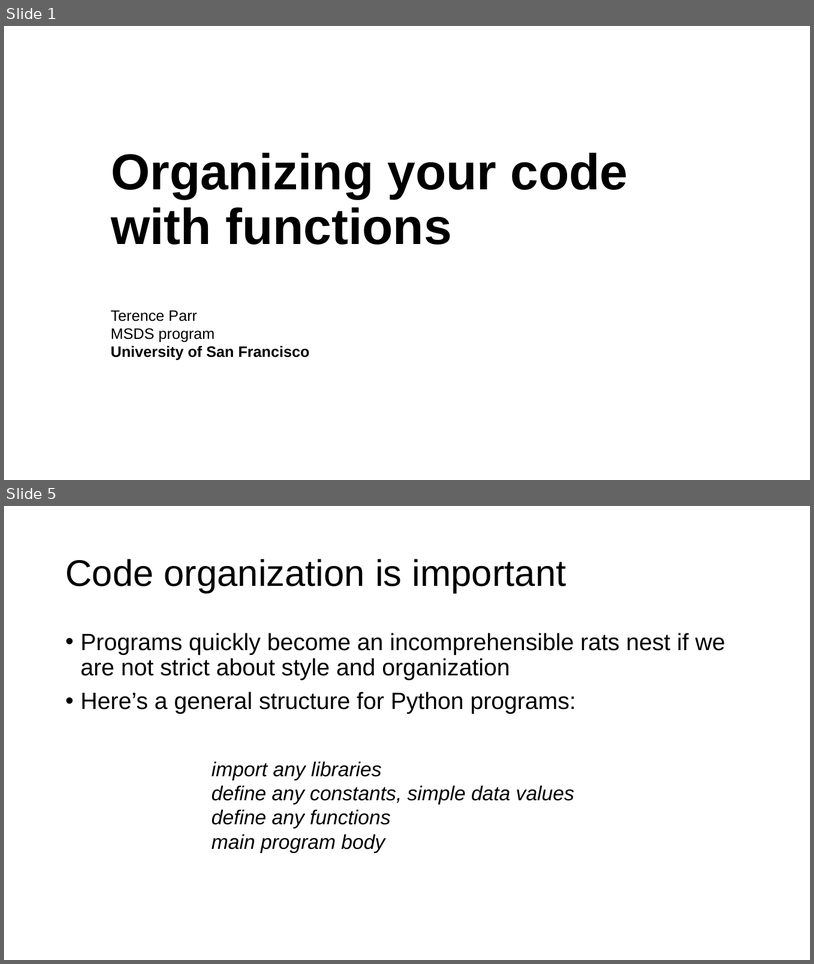
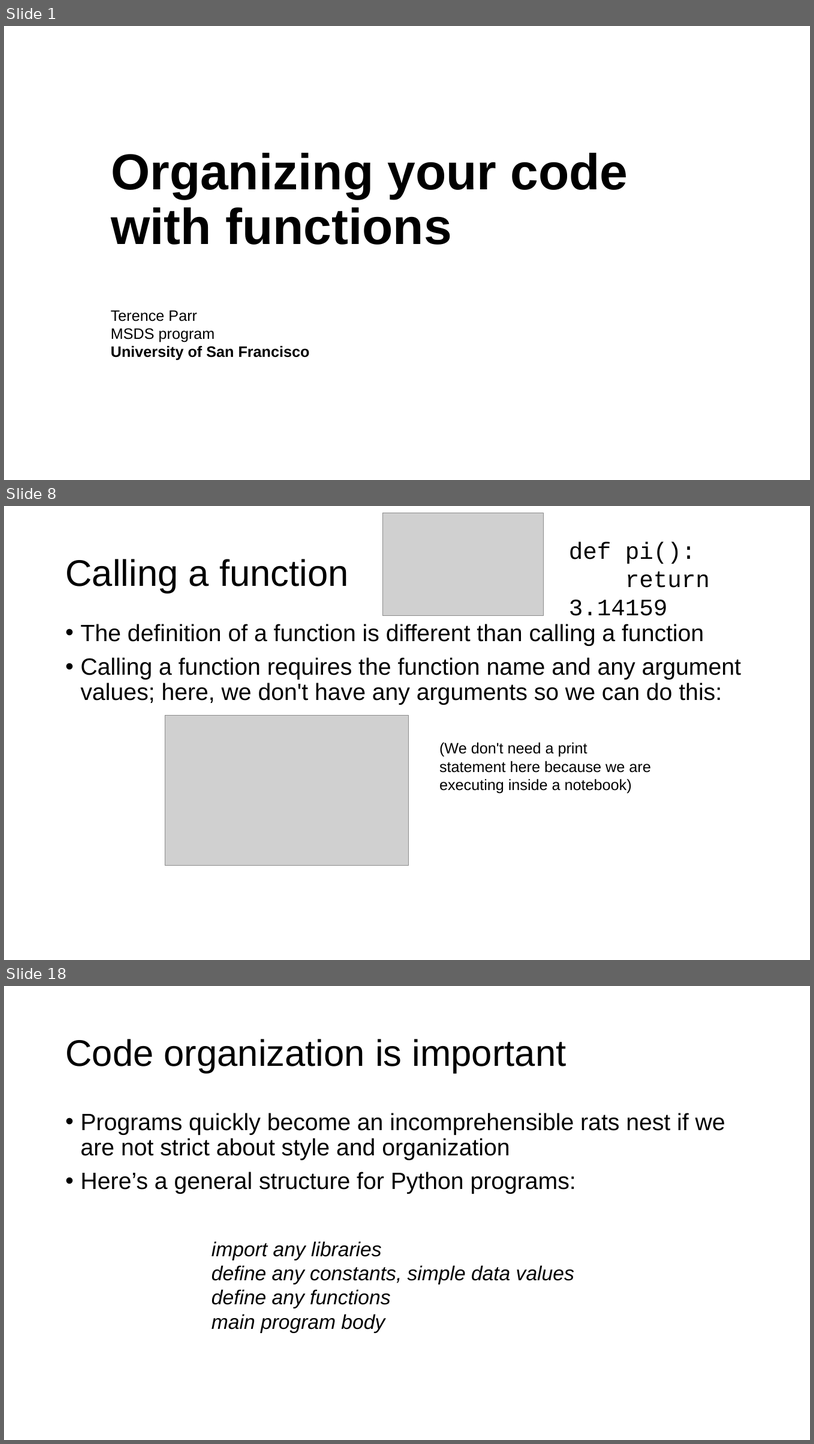
Before and after one commit to parrt/msds501, a slide deck: slides/functions.pptx. Shown one above the other, each under a label of ours: slides 1 and 5 before the commit, slides 1, 8 and 18 after it; the slides between them are not shown. The pictures are 814x964 and 814x1444 pixels, drawn with LibreOffice and Linux fonts; fonts in the diff are those of the drawing; grey boxes stand for pictures; background and template pictures are left out. Boxes give left, top, right and bottom in pixels: in the first picture for what was removed or moved away, otherwise in the second. Text is boxed around its words. In the diff, an @@ line names an element or a change of style, - is before the commit and + after.

```diff
--- a/slides/functions.pptx
+++ b/slides/functions.pptx
@@ slide 8 added at [4,506,810,960], background #FFFFFF @@
@@ picture added at [383,513,543,616] @@
@@ title added at [65,559,349,593], 44 pt, text #000000 @@
+Calling a function
@@ text added at [569,542,710,616], 28 pt, text #000000 @@
+def pi():
+return 3.14159
@@ text added at [81,624,741,705], 28 pt, text #000000 @@
+• The definition of a function is different than calling a function
+• Calling a function requires the function name and any argument values; here, we don't have any arguments so we can do this:
@@ picture added at [165,715,409,865] @@
@@ text added at [440,742,651,793], 18 pt, text #000000 @@
+(We don't need a print statement here because we are executing inside a notebook)
@@ what was slide 5 is now slide 18 @@
```
Also in this commit, not shown: 3 slides changed, 12 other slides added, 2 other files.
